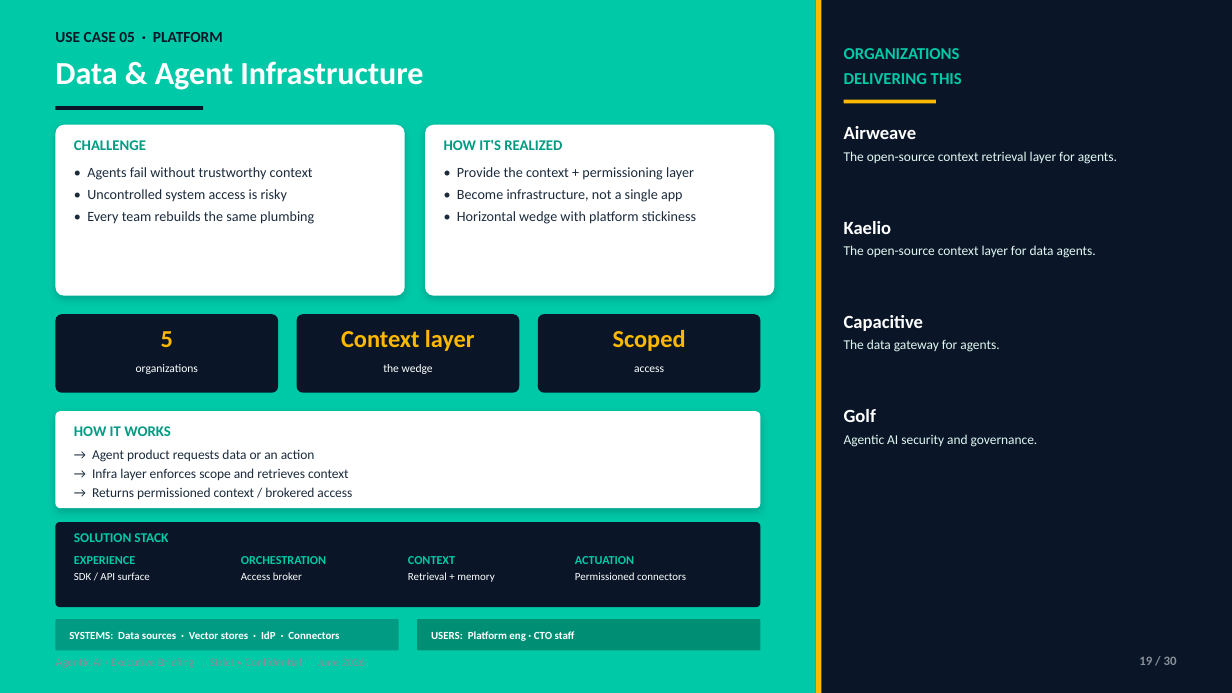
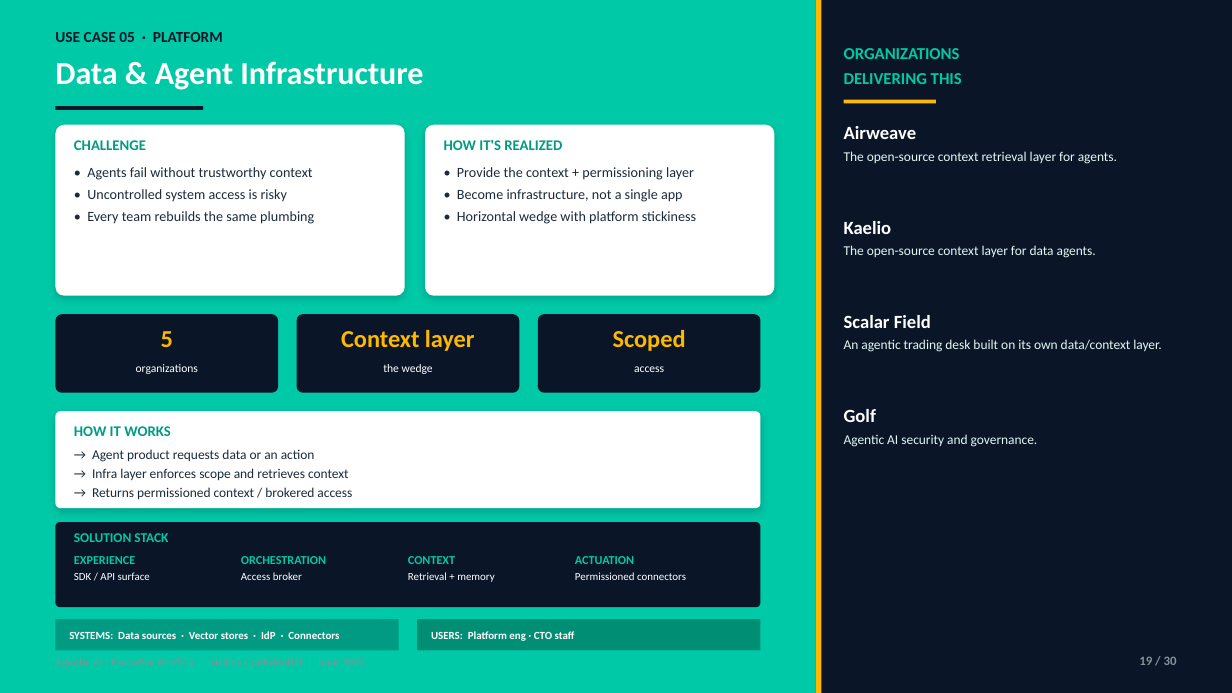
Before and after one commit to shekerkamma/ticketforge, a slide deck: slide 19 of docs/reports/yc-agent-usecases-executive.pptx. Drawn at 1232x693 pixels with LibreOffice and Linux fonts; fonts in the diff are those of the drawing. Boxes give left, top, right and bottom in pixels: in the first picture for what was removed or moved away, otherwise in the second. Text is boxed around its words. In the diff, an @@ line names an element or a change of style, - is before the commit and + after.

```diff
--- a/docs/reports/yc-agent-usecases-executive.pptx
+++ b/docs/reports/yc-agent-usecases-executive.pptx
@@ text at (x1=844, y1=315, x2=931, y2=328): text changed @@
-Capacitive
+Scalar Field
@@ text at (x1=844, y1=339, x2=1161, y2=352): text changed @@
-The data gateway for agents.
+An agentic trading desk built on its own data/context layer.
```
Also in this commit, not shown: 7 other slides changed, 5 other files.
